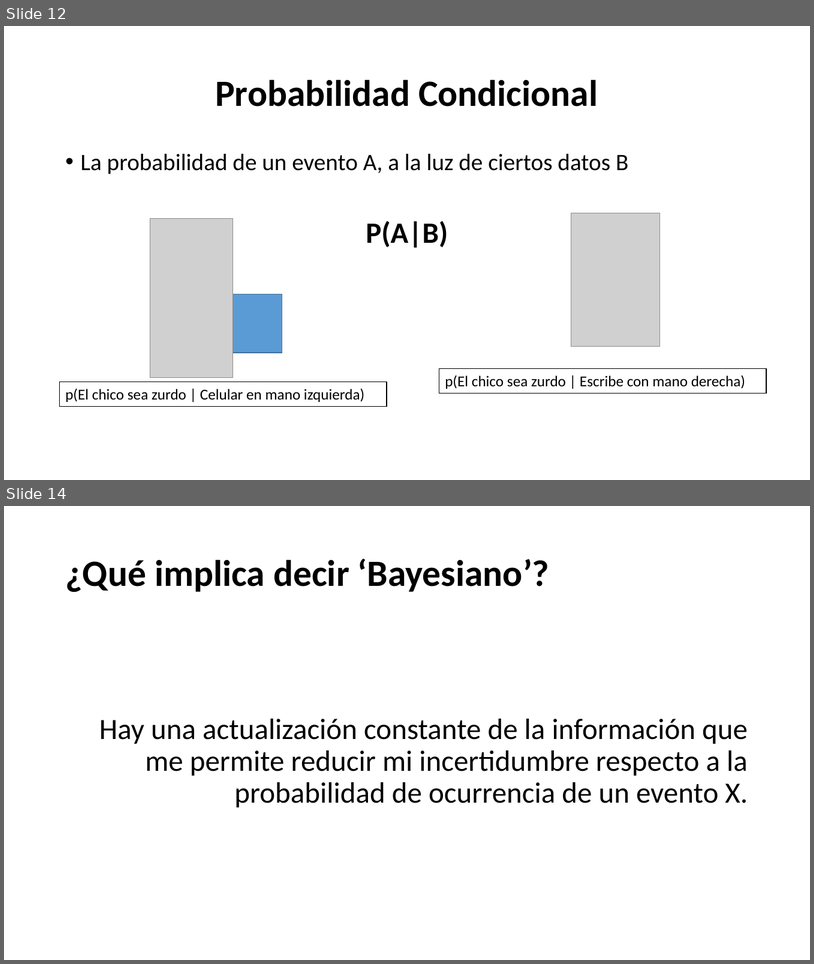
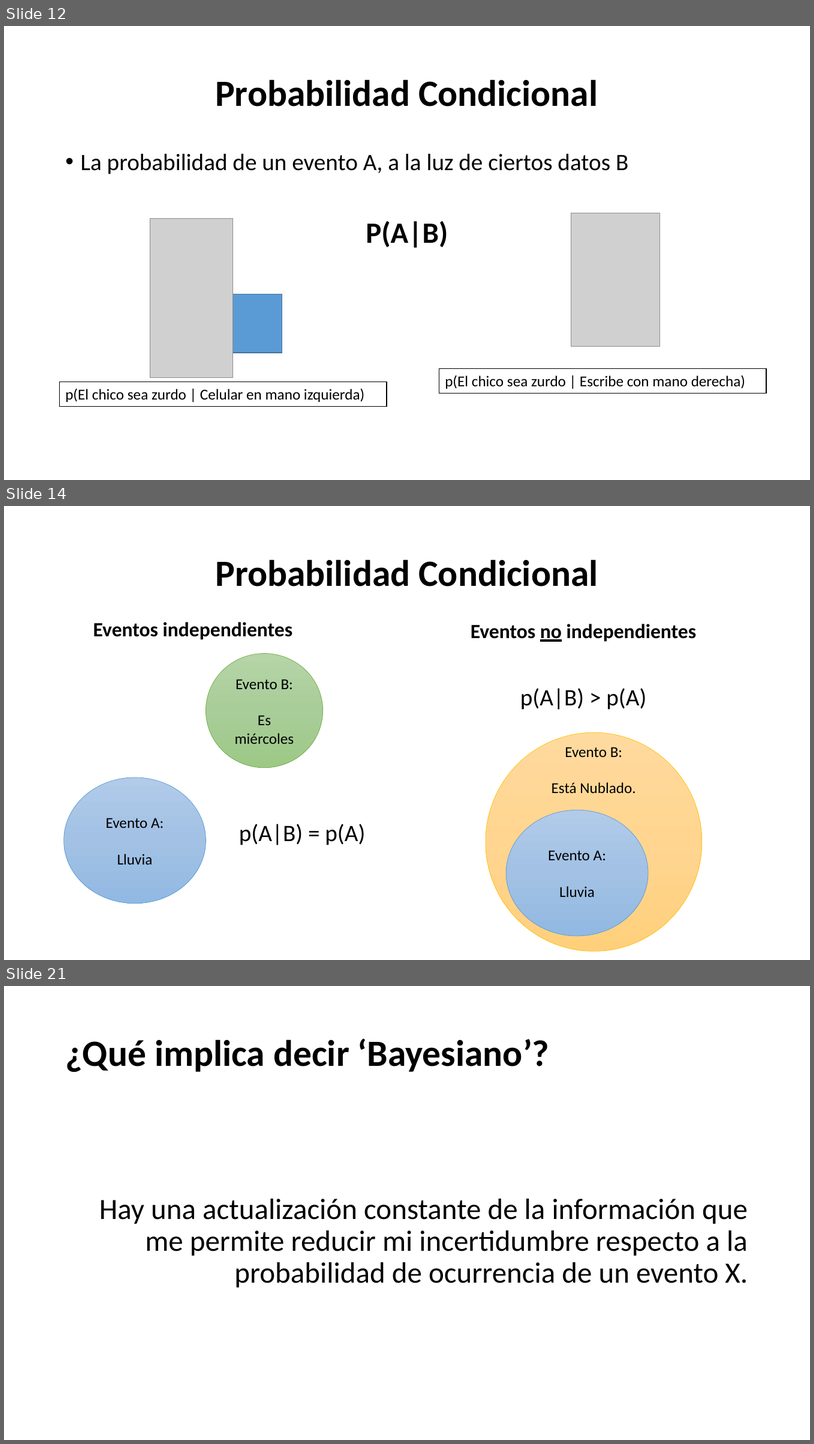
Before and after one commit to Adrifelcha/Adrifelcha, a slide deck: Tesis/Presentaciones/ACA2017_InferenciaProbabilisticaBayesiana.pptx. Shown one above the other, each under a label of ours: slides 12 and 14 before the commit, slides 12, 14 and 21 after it; the slides between them are not shown. The pictures are 814x964 and 814x1444 pixels, drawn with LibreOffice and Linux fonts; fonts in the diff are those of the drawing; grey boxes stand for pictures. Boxes give left, top, right and bottom in pixels: in the first picture for what was removed or moved away, otherwise in the second. Text is boxed around its words. In the diff, an @@ line names an element or a change of style, - is before the commit and + after.

```diff
--- a/Tesis/Presentaciones/ACA2017_InferenciaProbabilisticaBayesiana.pptx
+++ b/Tesis/Presentaciones/ACA2017_InferenciaProbabilisticaBayesiana.pptx
@@ slide 14 added at bbox=[4, 506, 810, 960], background #FFFFFF @@
@@ title added at bbox=[215, 559, 598, 586], 44 pt, text #000000, bold @@
+Probabilidad Condicional
@@ text added at bbox=[93, 622, 293, 640], 24 pt, text #000000, bold @@
+Eventos independientes
@@ text added at bbox=[471, 624, 697, 642], 24 pt, text #000000, bold @@
+Eventos no independientes
@@ ellipse added at bbox=[206, 654, 323, 768], fill gradient #B5D5A7 to #AACE9A to #9CC987, outline #70AD47 0.5 pt, 18 pt, text #000000 @@
+Evento B:
+Es miércoles
@@ text added at bbox=[521, 688, 647, 709], 28 pt, text #000000 @@
+p(A|B) > p(A)
@@ ellipse added at bbox=[486, 732, 703, 951], fill gradient #FFDB9E to #FFD590 to #FFD07C, outline #FFC000 0.5 pt, 18 pt, text #000000 @@
+Evento B:
+Está Nublado.
@@ ellipse added at bbox=[64, 777, 206, 903], fill gradient #B1CBE9 to #A3C1E5 to #93B9E4, outline #5B9BD5 0.5 pt, 18 pt, text #000000 @@
+Evento A:
+Lluvia
@@ ellipse added at bbox=[507, 810, 649, 936], fill gradient #B1CBE9 to #A3C1E5 to #93B9E4, outline #5B9BD5 0.5 pt, 18 pt, text #000000 @@
+Evento A:
+Lluvia
@@ text added at bbox=[239, 823, 365, 845], 28 pt, text #000000 @@
+p(A|B) = p(A)
@@ what was slide 14 is now slide 21 @@
```
Also in this commit, not shown: 4 slides changed, 15 other slides added, 1 slide removed, 3 other files.
